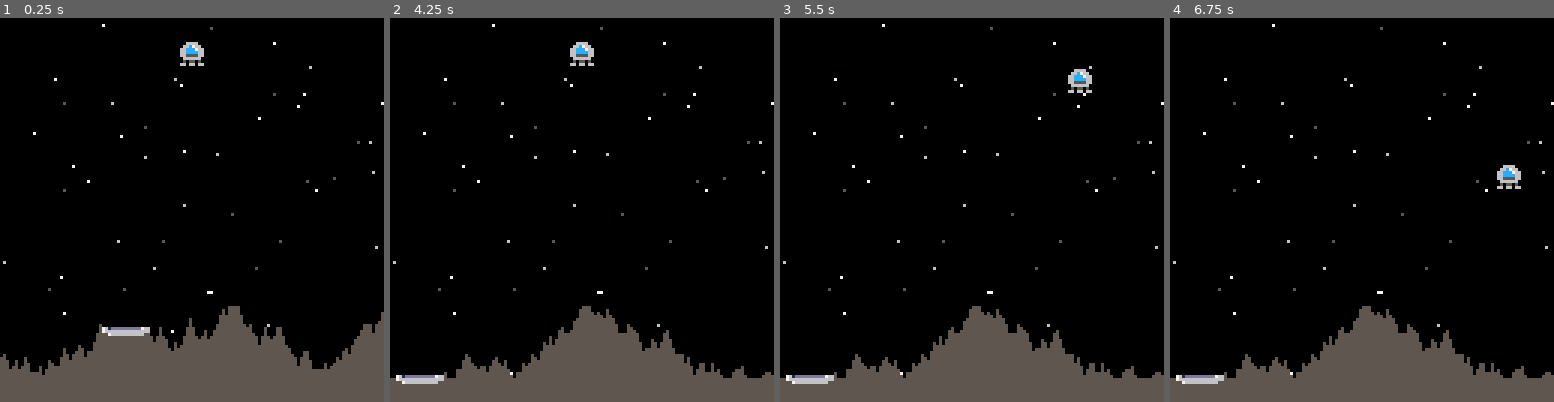
Above: before the commit, frames 1-4 (left to right).
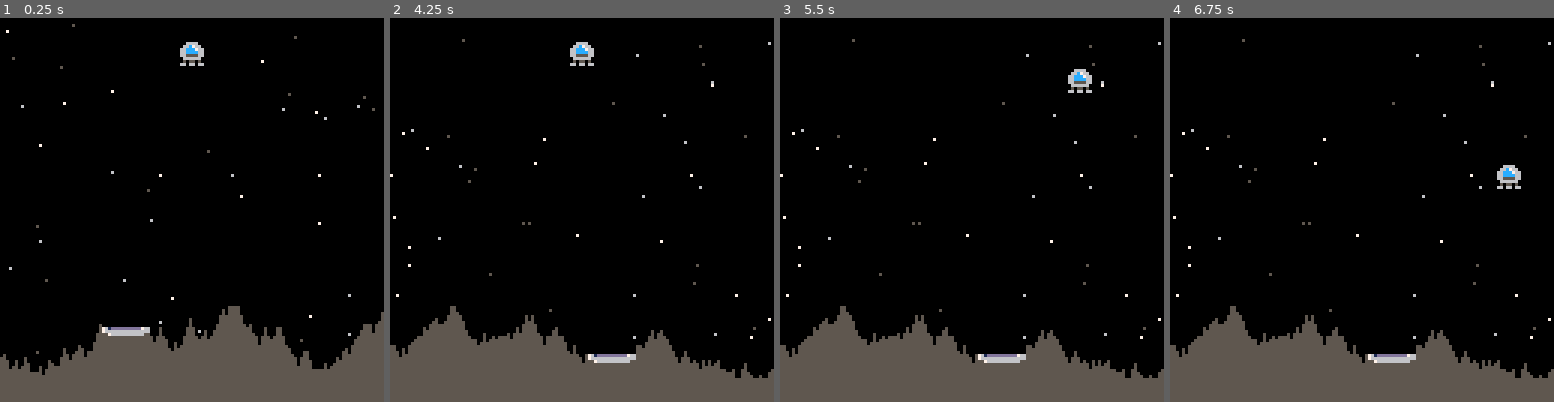
Above: after the commit, the same moments.

Repository: joeygibson/pico-8
Game: PICO-8 cartridge lander.p8
Two runs of this game, one before a commit and one after it. Both use one fixed random seed, a clock stepped at 60 frames per second and the inputs below.
Inputs:
- Up to frame 1 (0.25 s): no input
- Up to frame 2 (4.25 s): tap X (X key) at 0.33, 1.07, 1.85, 2.97, 4.08 s; hold Right 1.6-2.1 s; hold Up 2.15-2.42 s; hold Right 2.47-3.03 s; hold Left 3.08-3.58 s; hold Right from 4.02 s (still down)
- Up to frame 3 (5.5 s): release Right at 4.68 s; hold Up 4.73-5.03 s; hold Left from 5.08 s (still down); tap X (X key) at 5.2 s
- Up to frame 4 (6.75 s): release Left at 5.68 s; hold Right 6.08-6.58 s; tap X (X key) at 6.32 s; hold Right from 6.63 s (still down)

The runs differ from the first frame. In frame 1, 0.5% of the frame differs, in the area x 0-100%, y 1-88%; in frame 2, 7.3%, in the area x 0-100%, y 1-96%; in frame 3, 7.3%; in frame 4, 7.3%.

Commit message:
random stars in lander

Diff:
--- a/lander.p8
+++ b/lander.p8
@@ -10,6 +10,7 @@
  g=0.025 -- gravity
  make_player()
  make_ground()
+ make_stars()
 end
 
 function _update()
@@ -95,12 +96,19 @@
  end
 end
 
+function make_stars()
+  -- create a table of random stars
+  stars={}
+  for i=1,50 do
+    star={x=rndb(0,127),y=rndb(0,127),c=rndb(5,7)}
+    add(stars, star)
+  end
+end
+
 function draw_stars()
- srand(1)
- for i=1,50 do
-  pset(rndb(0,127),rndb(0,127),rndb(5,7))
- end
- srand(time())
+  for star in all(stars) do
+    pset(star.x,star.y,star.c)
+  end
 end
 
 function make_ground()
